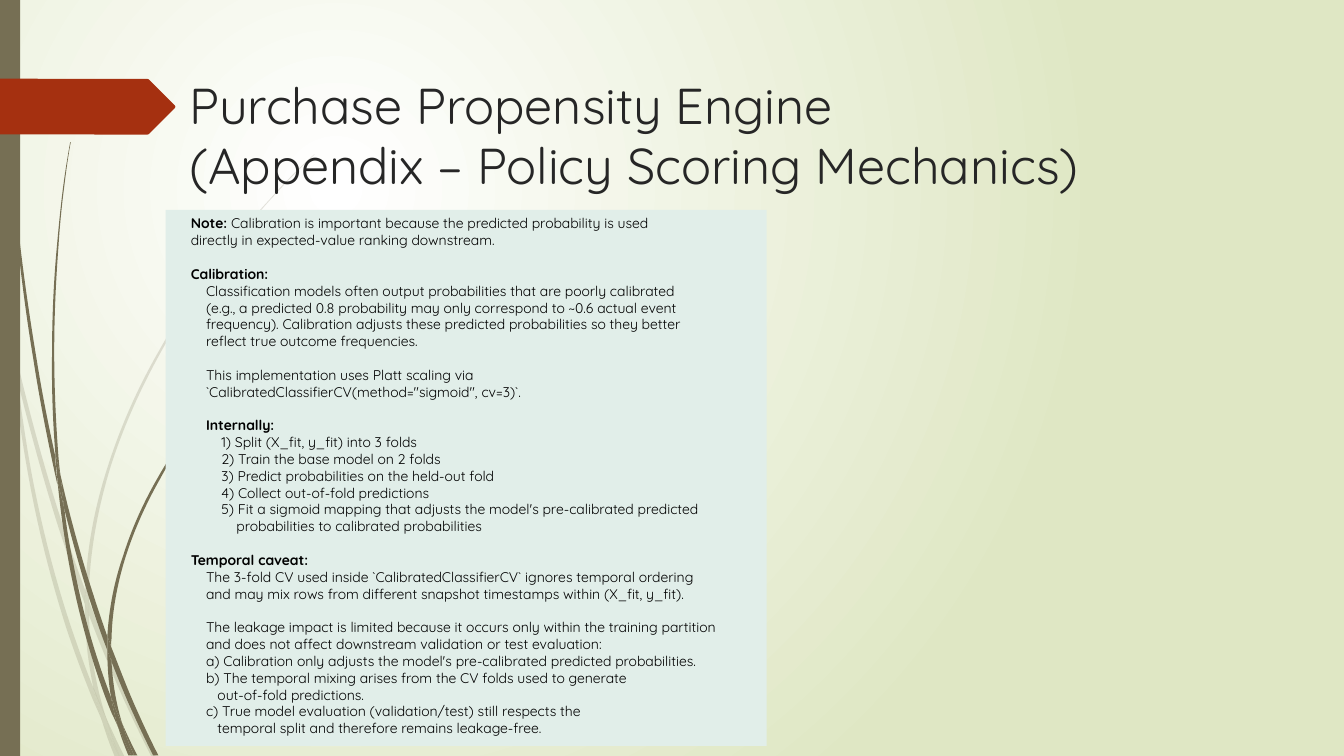
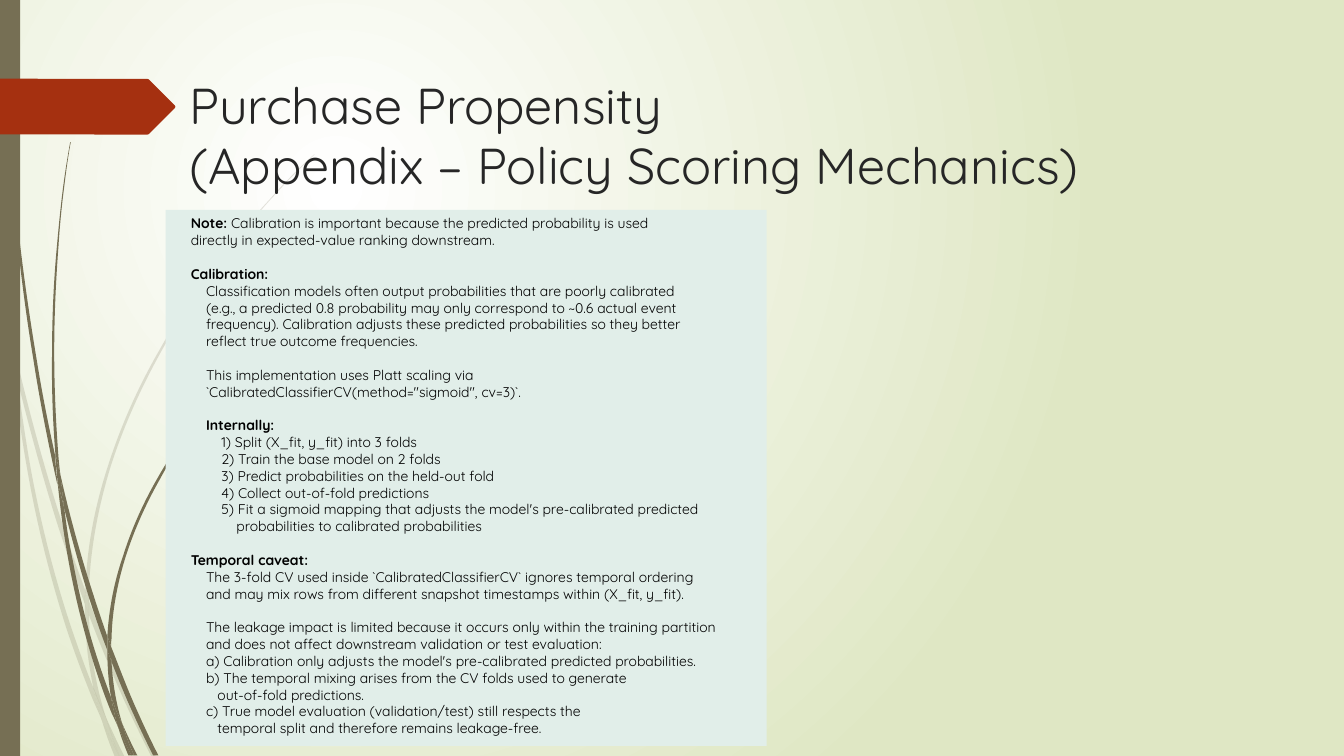
Before and after one commit to Phrey001/mle-marketplace-growth, a slide deck: slide 8 of docs/architecture.pptx. Drawn at 1344x756 pixels with LibreOffice and Linux fonts; fonts in the diff are those of the drawing. Boxes give left, top, right and bottom in pixels: in the first picture for what was removed or moved away, otherwise in the second. Text is boxed around its words. In the diff, an @@ line names an element or a change of style, - is before the commit and + after.

```diff
--- a/docs/architecture.pptx
+++ b/docs/architecture.pptx
@@ title at [189, 86, 1079, 194]: text changed @@
-Purchase Propensity Engine
-(Appendix – Policy Scoring Mechanics)
+Purchase Propensity
+(Appendix – Policy Scoring Mechanics)
```
Also in this commit, not shown: 12 other slides changed, 18 other files.
